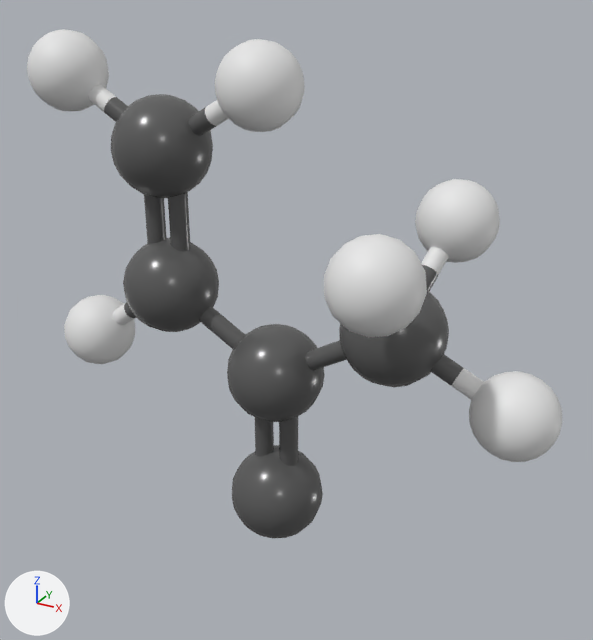
Renders of the FBX model Assets/Models/Molecules/07_Isoproeno.fbx from each side of a commit.
Both versions are drawn from a 50 mm camera at (7.57, -12.88, 7.72) aimed at (0.35, 0.25, 1.15). Arrows for +X, +Y and +Z are at lower left; the lights stay in place. Where no turn or scale is listed for an object, it has been applied to the vertices.

The first picture shows 'm_isoproeno'.
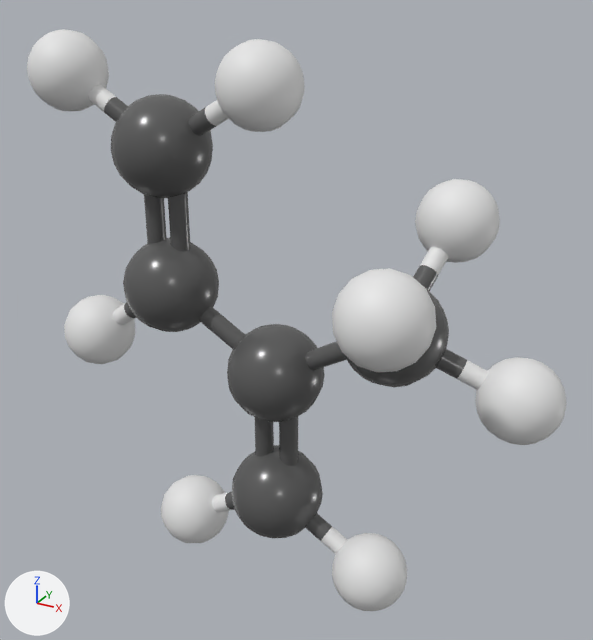
Where the newer file only moved an object's origin or applied its transform, the numbers keep the older frame.

Edits to the bpy script that builds the scene:
```text
Change me_cylinder_014:
    used by ob_m_isoproeno; location = (0.0, 0.0, 0.0)
    remove me_cylinder_014.from_pydata(...)  # 2534 vertices, 2496 faces; spans x -5.56..5.66, y -2.75..2.75, z -3.9..6.45
    add me_cylinder_014.from_pydata(...)  # 2986 vertices, 2944 faces; spans x -5.56..5.61, y -2.98..2.75, z -4.97..6.45
    me_cylinder_014 part 1: the loose piece of 178 vertices spanning x 2.14..3.72, y -2.75..-1.15, z 2.32..3.91 is multiplied about its middle by the matrix ((0.994, -0.054, 0.099), (0.071, 0.981, -0.18), (-0.087, 0.186, 0.979)), then moved by (0.27, -0.23, -0.43)
    me_cylinder_014 part 2: the loose piece of 48 vertices spanning x 3.06..4.5, y -0.2..0.2, z 0.38..1.34 is copied, and the copy is turned 5 degrees about the y axis through its middle, then moved by (-2.57, 0.0, -4.43); it spans x 0.51..1.92, y -0.2..0.2, z -4.1..-3.05
    me_cylinder_014 part 3: the loose piece of 178 vertices spanning x 4.07..5.66, y -0.8..0.8, z -0.45..1.15 is copied, and the copy is turned 5 degrees about the y axis through its middle, then moved by (-2.62, 0.0, -4.52); it spans x 1.45..3.05, y -0.8..0.8, z -4.97..-3.37
    me_cylinder_014 part 4: the loose piece of 48 vertices spanning x -4.35..-2.97, y -0.2..0.2, z 0.08..1.21 is copied, and the copy is turned 5 degrees about the y axis through its middle, then moved by (2.45, 0.0, -4.22); it spans x -1.92..-0.51, y -0.2..0.2, z -4.1..-3.05
    me_cylinder_014 part 5: the loose piece of 178 vertices spanning x -5.44..-3.84, y -0.8..0.8, z -0.84..0.76 is copied, and the copy is turned 5 degrees about the y axis through its middle, then moved by (2.39, 0.0, -4.13); it spans x -3.05..-1.45, y -0.8..0.8, z -4.97..-3.37
    me_cylinder_014 part 6: 10 vertices moved from x 2.62..4.58, y -1.69..0.22, z 0.12..2.8 to x 2.69..4.58, y -1.82..0.38, z 0.12..2.56; 260 vertices removed from x 2.43..5.66, y -1.71..0.8, z -0.45..2.95; 260 vertices added at x 2.51..5.61, y -1.87..1.36, z -0.42..2.62
```

Location of each change, (x1, y1, x2, y2) in pixels of the pictures (593 x 640 px; the box of a moved part takes in the faces that stretch with it):
'm_isoproeno', reshaped (14% taller)
    before: (27, 29, 563, 538)
    after: (27, 29, 567, 611)
part 1 of me_cylinder_014, moved or reshaped
    before: (324, 234, 427, 337)
    after: (332, 268, 436, 372)
part 2 of me_cylinder_014, added
    after: (305, 513, 347, 554)
part 3 of me_cylinder_014, added
    after: (332, 533, 407, 611)
part 4 of me_cylinder_014, added
    after: (212, 492, 234, 513)
part 5 of me_cylinder_014, added
    after: (161, 475, 229, 543)
part 6 of me_cylinder_014, moved or reshaped
    before: (431, 355, 563, 462)
    after: (437, 349, 567, 445)
